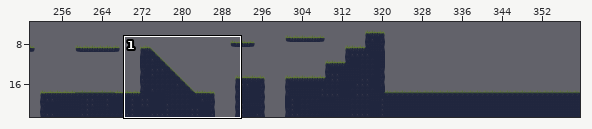
One commit to this Tiled map: ScifiDruid/Content/bin/DesktopGL/Stage1.tmx. Above, an overview of the earlier version with the close-up marked.
Close-up. First the earlier version:
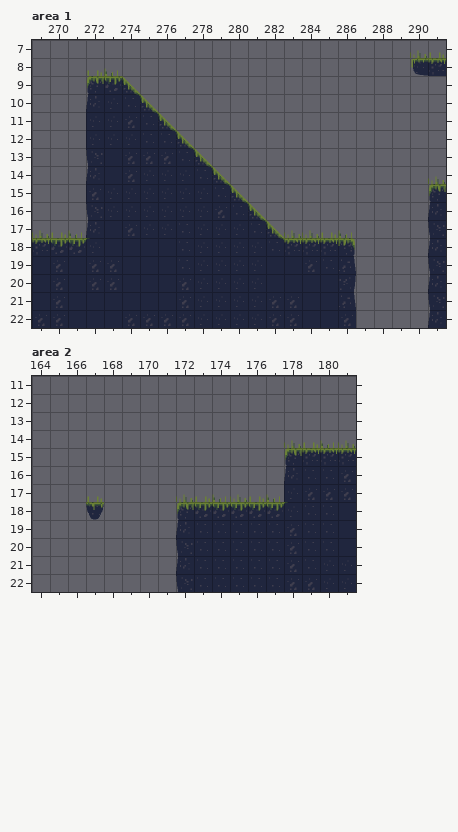
Cells are 32x32 px. Shown: area 1 x 269..291, y 7..22; area 2 x 164..181, y 11..22. The commit also changed other parts of the map, which this record leaves out.
The result:
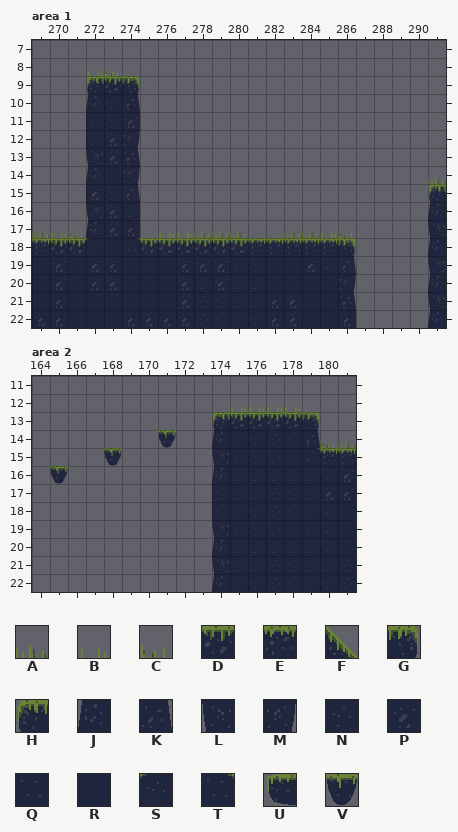
Key: from "tileset1": A 0, B 1, C 2, D 7, E 8, F 9, G 11, H 12, J 13, K 14, L 15, M 16, N 17, P 18, Q 19, R 20, S 21, T 22, U 23, V 25.
_ is an empty cell.
The edit:
Layer "Blocks", area 1:
y 8: x 290..291 UE -> __
y 9: x 274 F -> G
y 10: x 274..275 TF -> K_
y 11: x 275..276 TF -> __
y 12: x 273..277 NNQTF -> PM___
y 13: x 273..278 RPPPTF -> PK____
y 14: x 274..279 PNNNTF -> M_____
y 15: x 274..280 NNNNNTF -> K______
y 16: x 273 N -> P; x 275..281 NNNNPTF -> _______
y 17: x 273 R -> P; x 275..282 NNQNNNTF -> ________
y 18: x 274..282 RRRQNNNNT -> TDDDDDDEE
y 19: x 277..279 QNN -> PPP
y 20: x 279 N -> P
Layer "Props", area 1:
y 7: x 290..291 AB -> __
y 17: x 276..280 _____ -> BBAAA
Layer "Blocks", area 2:
y 13: x 174..179 ______ -> HDDDDG
y 14: x 171 _ -> V; x 174..179 ______ -> JNNNNK
y 15: x 168 _ -> V; x 174..179 ____HE -> LNNNNT
y 16: x 165 _ -> V; x 174..179 ____JQ -> JNNNNN
y 17: x 174..177 ____ -> NNNN; x 179 P -> N
y 18: x 167 V -> _; x 172..179 HDDDDDSQ -> __NNNNNN
y 19: x 172..179 JQQQQQPQ -> __LNNNNN
y 20: x 172..179 LQQQQQPQ -> __JNNNNN
y 21: x 172..179 JQQQQQPQ -> __LNNNNN
y 22: x 172..179 LQQQQQPP -> __JNNNNN
Layer "Props", area 2:
y 12: x 175..178 ____ -> BBBB
y 14: x 178..179 AB -> __
y 17: x 167 B -> _; x 172..177 ABCABC -> ______
